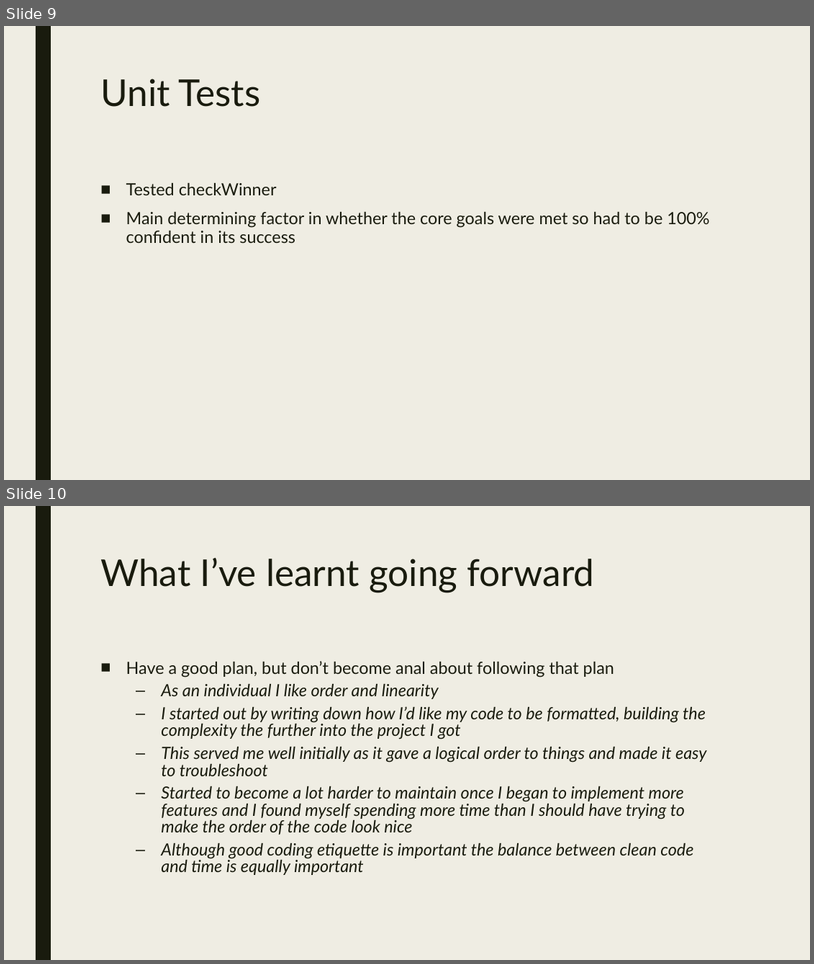
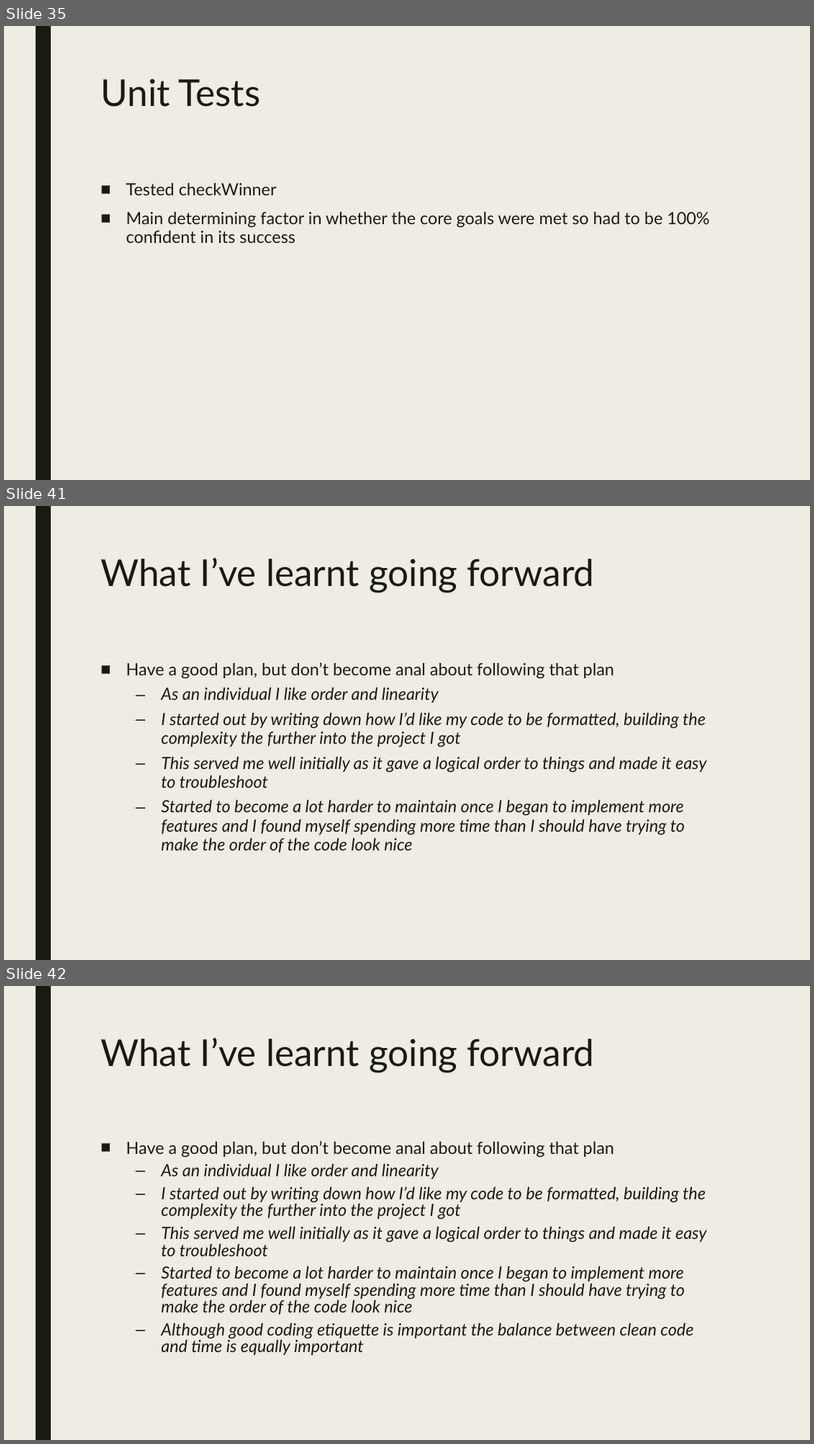
Before and after one commit to Sainsburys-bootcamp-2022/Aidan-Project, a slide deck: mini-project-presentation.pptx. Shown one above the other, each under a label of ours: slides 9 and 10 before the commit, slides 35, 41 and 42 after it; the slides between them are not shown. The pictures are 814x964 and 814x1444 pixels, drawn with LibreOffice and Linux fonts; fonts in the diff are those of the drawing. Boxes give left, top, right and bottom in pixels: in the first picture for what was removed or moved away, otherwise in the second. Text is boxed around its words. In the diff, an @@ line names an element or a change of style, - is before the commit and + after.

```diff
--- a/mini-project-presentation.pptx
+++ b/mini-project-presentation.pptx
@@ slide 41 added at <box>4,506,810,960</box>, background #EFEDE3; not listed: 1 template element that a slide beside it also shows @@
@@ title added at <box>100,558,594,592</box>, 44 pt, text #191B0E @@
+What I’ve learnt going forward
@@ text added at <box>126,662,707,852</box>, 20 pt, text #191B0E, italic @@
+■ Have a good plan, but don’t become anal about following that plan
+  – As an individual I like order and linearity
+  – I started out by writing down how I’d like my code to be formatted, building the complexity the further into the project I got
+  – This served me well initially as it gave a logical order to things and made it easy to troubleshoot
+  – Started to become a lot harder to maintain once I began to implement more features and I found myself spending more time than I should have trying to make the order of the code look nice
@@ what was slide 9 is now slide 35 @@
@@ what was slide 10 is now slide 42 @@
```
Also in this commit, not shown: 2 slides changed, 34 other slides added, 2 other files.
